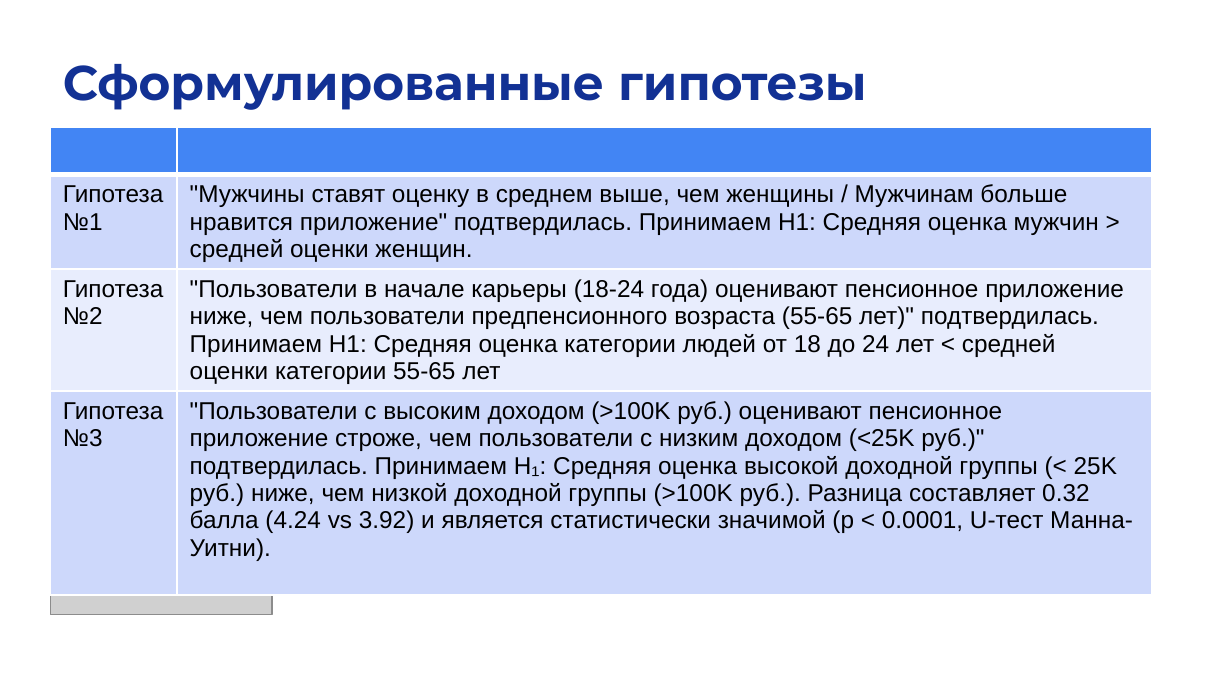
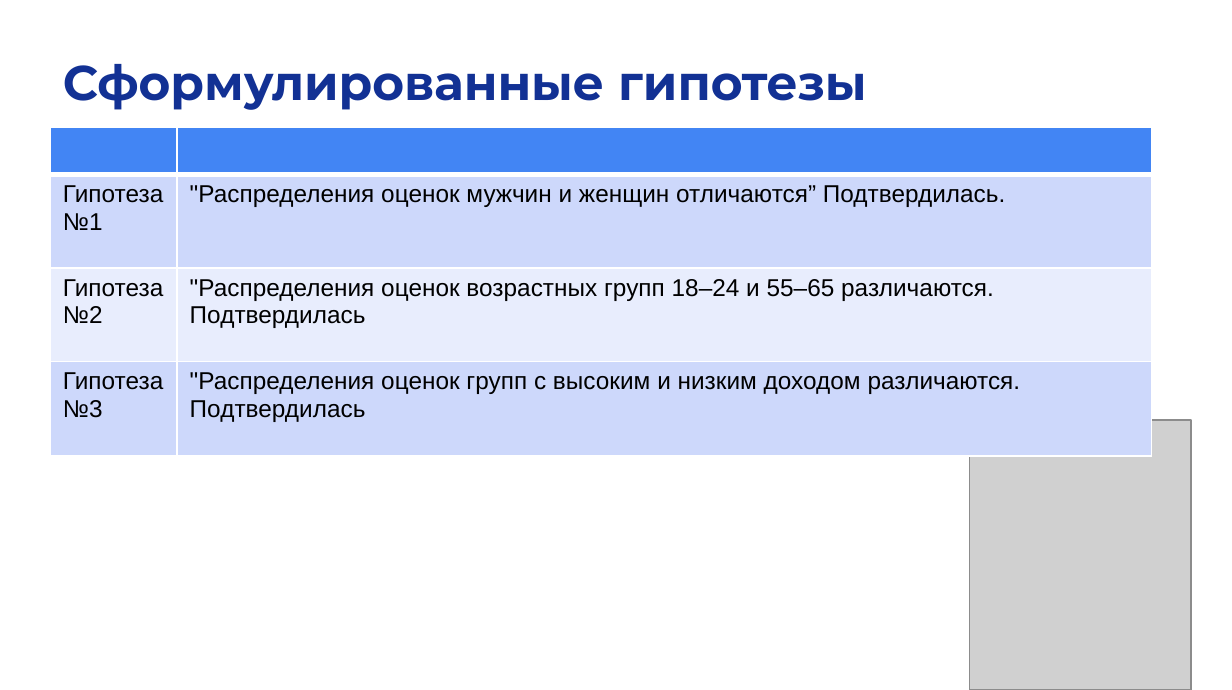
Before and after one commit to katePPkate/Project_Practicum_2025, a slide deck: slide 4 of Checkpoint3_team 20_Ваганов_Валова_Волык.pptx. Drawn at 1232x690 pixels with LibreOffice and Linux fonts; fonts in the diff are those of the drawing; grey boxes stand for pictures. Boxes give left, top, right and bottom in pixels: in the first picture for what was removed or moved away, otherwise in the second. Text is boxed around its words. In the diff, an @@ line names an element or a change of style, - is before the commit and + after.

Commit message:
Обновлены гипотезы в презентации

```diff
--- a/Checkpoint3_team 20_Ваганов_Валова_Волык.pptx
+++ b/Checkpoint3_team 20_Ваганов_Валова_Волык.pptx
@@ table at box(50, 126, 1151, 537) @@
@@ row 2, column 2: ""Мужчины ставят оценку в среднем выше, чем женщины / Мужчинам больше нравится приложение" подтвердилась. Принимаем H1: Средняя оценка мужчин > средней оценки женщин." to ""Распределения оценок мужчин и женщин отличаются” Подтвердилась." @@
@@ row 3, column 2: ""Пользователи в начале карьеры (18-24 года) оценивают пенсионное приложение ниже, чем пользователи предпенсионного возраста (55-65 лет)" подтвердилась. Принимаем H1: Средняя оценка категории людей от 18 до 24 лет < средней оценки категории 55-65 лет" to ""Распределения оценок возрастных групп 18–24 и 55–65 различаются. Подтвердилась" @@
@@ row 4, column 2: ""Пользователи с высоким доходом (>100K руб.) оценивают пенсионное приложение строже, чем пользователи с низким доходом (<25K руб.)" подтвердилась. Принимаем H₁: Средняя оценка высокой доходной группы (< 25K руб.) ниже, чем низкой доходной группы (>100K руб.). Разница составляет 0.32 балла (4.24 vs 3.92) и является статистически значимой (p < 0.0001, U-тест Манна-Уитни)." to ""Распределения оценок групп с высоким и низким доходом различаются. Подтвердилась" @@
@@ picture: place and size @@
-picture at box(50, 346, 272, 616)
+picture at box(969, 421, 1191, 690)
```
